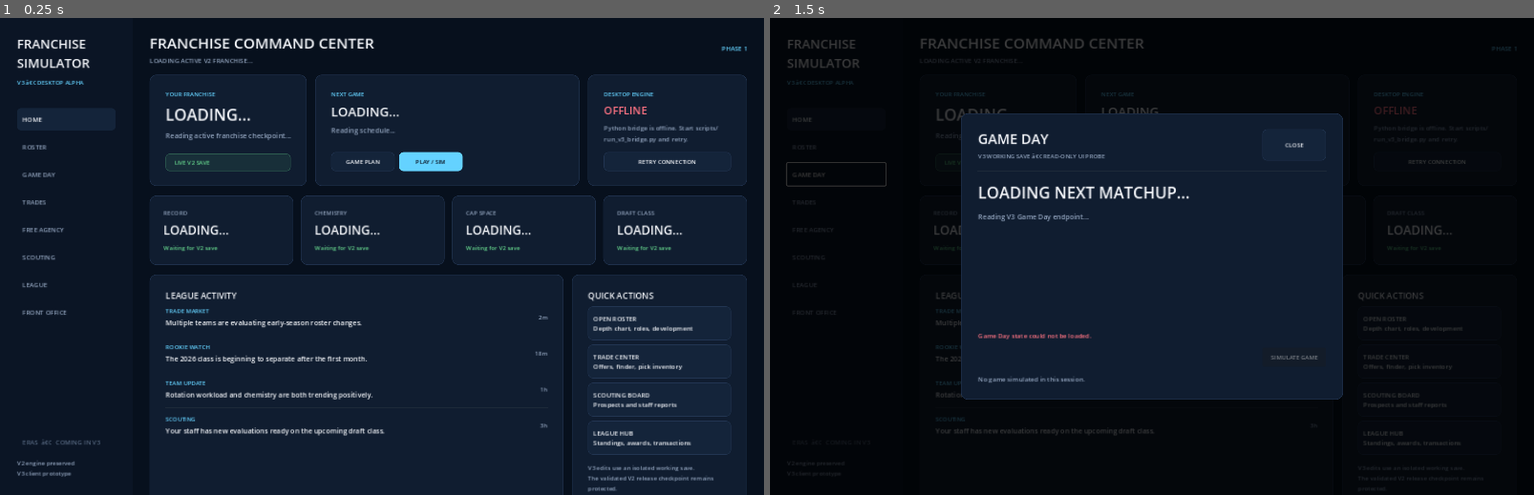
Above: before the commit, frames 1-2 (left to right).
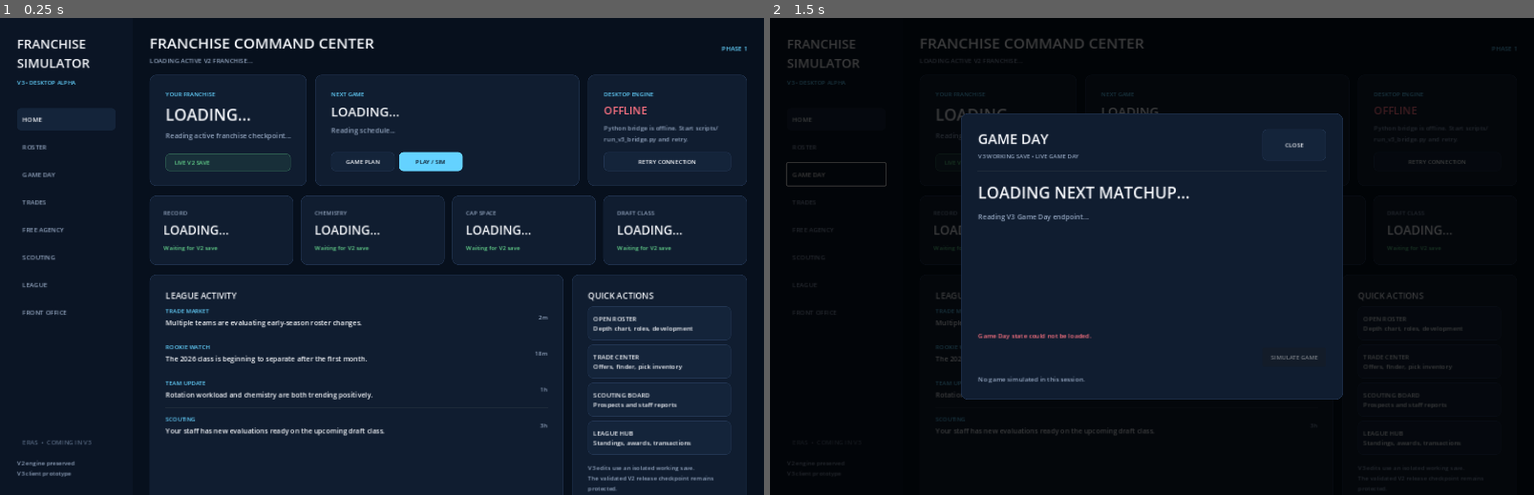
Above: after the commit, the same moments.

Repository: mklim6/NBA_Roster_Optimization_Engine
Game: Godot game, scene res://scenes/main.tscn
Two runs of this game, one before a commit and one after it. Both use one fixed random seed, a clock stepped at 60 frames per second and the inputs below.
Inputs:
- Up to frame 1 (0.25 s): no input
- Up to frame 2 (1.5 s): click "GAME DAY" at 0.5 s; click "PLAY / SIM" at 1.25 s

The runs differ from the first frame. In frame 1, less than 0.1% of the frame differs, in the area x 3-14%, y 13-90%; in frame 2, less than 0.1%.

Commit message:
Fix V3 Godot UI text encoding

Diff:
--- a/godot_client/scripts/main.gd
+++ b/godot_client/scripts/main.gd
@@ -135,7 +135,7 @@
 	column.add_child(brand)
 
 	var version := Label.new()
-	version.text = "V3 â€¢ DESKTOP ALPHA"
+	version.text = "V3 • DESKTOP ALPHA"
 	version.add_theme_color_override("font_color", ACCENT)
 	version.add_theme_font_size_override("font_size", 11)
 	column.add_child(version)
@@ -157,7 +157,7 @@
 	expanding_spacer.size_flags_vertical = Control.SIZE_EXPAND_FILL
 	column.add_child(expanding_spacer)
 
-	var eras := _nav_button("ERAS  â€¢  COMING IN V3")
+	var eras := _nav_button("ERAS  •  COMING IN V3")
 	eras.disabled = true
 	column.add_child(eras)
 
@@ -441,7 +441,7 @@
 	column.add_child(roster_card)
 
 	var note := Label.new()
-	note.text = "V3 WORKING SAVE â€¢ Rotation edits are isolated from the protected V2 release checkpoint. Cap room remains an active-roster contract estimate."
+	note.text = "V3 WORKING SAVE • Rotation edits are isolated from the protected V2 release checkpoint. Cap room remains an active-roster contract estimate."
 	note.add_theme_color_override("font_color", MUTED)
 	note.add_theme_font_size_override("font_size", 10)
 	column.add_child(note)
@@ -597,7 +597,7 @@
 	title_box.add_child(player_name)
 
 	var subtitle := Label.new()
-	subtitle.text = "%s  â€¢  Age %s  â€¢  OVR %s  â€¢  POT %s  â€¢  %s" % [
+	subtitle.text = "%s  •  Age %s  •  OVR %s  •  POT %s  •  %s" % [
 		str(player.get("position", "")),
 		_number_text(player.get("age", null), 1),
 		_number_text(player.get("overall", null), 1),
@@ -696,7 +696,7 @@
 	for reason in morale.get("reasons", []):
 		if morale_reasons != "":
 			morale_reasons += "\n"
-		morale_reasons += "â€¢ " + str(reason)
+		morale_reasons += "• " + str(reason)
 
 	if morale_reasons == "":
 		morale_reasons = "No active morale concerns."
@@ -771,7 +771,7 @@
 	)
 
 	var footer := Label.new()
-	footer.text = "READ-ONLY PLAYER PROFILE â€¢ Data comes from the active V2 franchise checkpoint."
+	footer.text = "READ-ONLY PLAYER PROFILE • Data comes from the active V2 franchise checkpoint."
 	footer.add_theme_color_override("font_color", MUTED)
 	footer.add_theme_font_size_override("font_size", 10)
 	content.add_child(footer)
@@ -844,7 +844,7 @@
 	titles.add_child(title)
 
 	var subtitle := Label.new()
-	subtitle.text = "V3 WORKING SAVE â€¢ READ-ONLY UI PROBE"
+	subtitle.text = "V3 WORKING SAVE • LIVE GAME DAY"
 	subtitle.add_theme_color_override("font_color", MUTED)
 	subtitle.add_theme_font_size_override("font_size", 11)
 	titles.add_child(subtitle)
@@ -949,7 +949,7 @@
 
 	game_day_matchup_label.text = str(next_game.get("matchup", "NEXT GAME")).to_upper()
 	game_day_detail_label.text = (
-		"Your record %s â€¢ Opponent %s\nDAY %s â€¢ %s rotation players â€¢ %.0f minutes â€¢ %s unavailable"
+		"Your record %s • Opponent %s\nDAY %s • %s rotation players • %.0f minutes • %s unavailable"
 	) % [
 		str(record.get("display", "N/A")),
 		str(opponent_record.get("display", "N/A")),
@@ -962,12 +962,12 @@
 	var ready := bool(sync.get("ready_for_next_controlled_game", false))
 	var pending := int(sync.get("cpu_games_before_next_controlled", 0))
 	if ready:
-		game_day_status_label.text = "READY â€¢ League synchronized â€¢ V2 release checkpoint protected"
+		game_day_status_label.text = "READY • League synchronized • V2 release checkpoint protected"
 		game_day_status_label.add_theme_color_override("font_color", GOOD)
 		if game_day_simulate_button != null:
 			game_day_simulate_button.disabled = false
 	else:
-		game_day_status_label.text = "WAITING â€¢ %s CPU game(s) remain before this matchup" % pending
+		game_day_status_label.text = "WAITING • %s CPU game(s) remain before this matchup" % pending
 		game_day_status_label.add_theme_color_override("font_color", BAD)
 		if game_day_simulate_button != null:
 			game_day_simulate_button.disabled = true
@@ -983,7 +983,7 @@
 		game_day_simulate_button.disabled = true
 
 	if game_day_status_label != null:
-		game_day_status_label.text = "SIMULATING â€¢ Committing game, synchronizing league, saving V3, and verifying V2 protection..."
+		game_day_status_label.text = "SIMULATING • Committing game, synchronizing league, saving V3, and verifying V2 protection..."
 		game_day_status_label.add_theme_color_override("font_color", ACCENT)
 
 	var error := game_day_simulate_request.request(
@@ -1061,7 +1061,7 @@
 			)
 
 	game_day_result_label.text = (
-		"FINAL â€¢ %s %s, %s %s â€¢ %s â€¢ Record %s â€¢ %s CPU game(s) synchronized"
+		"FINAL • %s %s, %s %s • %s • Record %s • %s CPU game(s) synchronized"
 		% [
 			away_team,
 			away_score,
@@ -1437,7 +1437,7 @@
 
 	_set_bridge_status(
 		true,
-		"Python engine connected â€¢ API %s â€¢ V3 working save enabled â€¢ V2 release protected" % payload.get("api_version", "unknown")
+		"Python engine connected • API %s • V3 working save enabled • V2 release protected" % payload.get("api_version", "unknown")
 	)
 
 	_request_franchise_summary()
@@ -1493,7 +1493,7 @@
 
 	var source_label := "V3 WORKING SAVE" if str(payload.get("source", "")) == "v3_working_checkpoint" else "PROTECTED V2 SAVE"
 
-	roster_subtitle.text = "%s â€¢ %s â€¢ LEAGUE DAY %s â€¢ %s" % [
+	roster_subtitle.text = "%s • %s • LEAGUE DAY %s • %s" % [
 		str(team.get("name", "Active Franchise")).to_upper(),
 		str(season.get("label", "")),
 		str(season.get("day_index", "?")),
@@ -1505,7 +1505,7 @@
 	roster_cap_value.text = str(financial.get("cap_room_estimate_display", "N/A"))
 	roster_chemistry_value.text = _number_text(chemistry.get("score", null), 1)
 
-	roster_status.text = "%s active â€¢ %s inactive â€¢ %s starters â€¢ %s rotation â€¢ %s injured â€¢ Click a player for full profile" % [
+	roster_status.text = "%s active • %s inactive • %s starters • %s rotation • %s injured • Click a player for full profile" % [
 		str(team.get("active_players", "?")),
 		str(team.get("inactive_players", "?")),
 		str(team.get("starters", "?")),
@@ -1577,7 +1577,7 @@
 	titles.add_child(title)
 
 	var subtitle := Label.new()
-	subtitle.text = "V3 WORKING SAVE â€¢ Changes are validated by the existing V2 rotation engine before they can be applied."
+	subtitle.text = "V3 WORKING SAVE • Changes are validated by the existing V2 rotation engine before they can be applied."
 	subtitle.add_theme_color_override("font_color", MUTED)
 	subtitle.add_theme_font_size_override("font_size", 11)
 	titles.add_child(subtitle)
@@ -1865,14 +1865,14 @@
 	)
 
 	if valid:
-		rotation_feedback.text = "%s starters â€¢ %s rotation players â€¢ Ready for server validation." % [
+		rotation_feedback.text = "%s starters • %s rotation players • Ready for server validation." % [
 			str(check.get("starters", 0)),
 			str(check.get("rotation_players", 0))
 		]
 		rotation_feedback.add_theme_color_override("font_color", GOOD)
 	else:
 		var issues: Array = check.get("issues", [])
-		rotation_feedback.text = " â€¢ ".join(issues)
+		rotation_feedback.text = " • ".join(issues)
 		rotation_feedback.add_theme_color_override("font_color", BAD)
 
 	if rotation_preview_button != null:
@@ -1971,7 +1971,7 @@
 	if rotation_request_mode == "preview":
 		if str(payload.get("status", "")) == "valid":
 			rotation_validated_body = rotation_pending_body
-			rotation_feedback.text = "ENGINE VALIDATION PASSED â€¢ Ready to apply to the V3 working save."
+			rotation_feedback.text = "ENGINE VALIDATION PASSED • Ready to apply to the V3 working save."
 			rotation_feedback.add_theme_color_override("font_color", GOOD)
 			rotation_preview_button.disabled = false
 			rotation_apply_button.disabled = false
@@ -1987,7 +1987,7 @@
 		var v2_unchanged := bool(payload.get("active_v2_unchanged", false))
 
 		if applied and persisted and v2_unchanged:
-			rotation_feedback.text = "ROTATION SAVED â€¢ Reload verified â€¢ V2 release checkpoint unchanged."
+			rotation_feedback.text = "ROTATION SAVED • Reload verified • V2 release checkpoint unchanged."
 			rotation_feedback.add_theme_color_override("font_color", GOOD)
 			_close_rotation_editor()
 			_request_roster()
@@ -2082,7 +2082,7 @@
 	var phase_label := _pretty_phase(str(season.get("phase", "")))
 	var day_index := str(season.get("day_index", "?"))
 
-	header_subtitle.text = "%s  â€¢  LEAGUE DAY %s  â€¢  %s" % [
+	header_subtitle.text = "%s  •  LEAGUE DAY %s  •  %s" % [
 		season_label,
 		day_index,
 		phase_label
@@ -2090,8 +2090,8 @@
 
 	team_name_label.text = str(team.get("name", "Unknown Team")).to_upper()
 
-	team_detail_label.text = "%s â€¢ %s Division
-%s rostered â€¢ %s active" % [
+	team_detail_label.text = "%s • %s Division
+%s rostered • %s active" % [
 		str(team.get("conference", "Unknown")),
 		str(team.get("division", "Unknown")),
 		str(team.get("roster_size", "?")),
@@ -2111,7 +2111,7 @@
 		if record_text == "Live standings":
 			record_text = str(streak_text)
 		else:
-			record_text += " â€¢ " + str(streak_text)
+			record_text += " • " + str(streak_text)
 
 	record_detail.text = record_text
 
@@ -2164,8 +2164,8 @@
 		var venue_text := "Home" if is_home else "Away"
 		var next_game_number := int(record.get("games_played", 0)) + 1
 
-		next_game_detail.text = "%s â€¢ %s
-%s â€¢ Game %s" % [
+		next_game_detail.text = "%s • %s
+%s • Game %s" % [
 			when_text,
 			venue_text,
 			str(next_game.get("opponent_name", opponent_abbr)),
